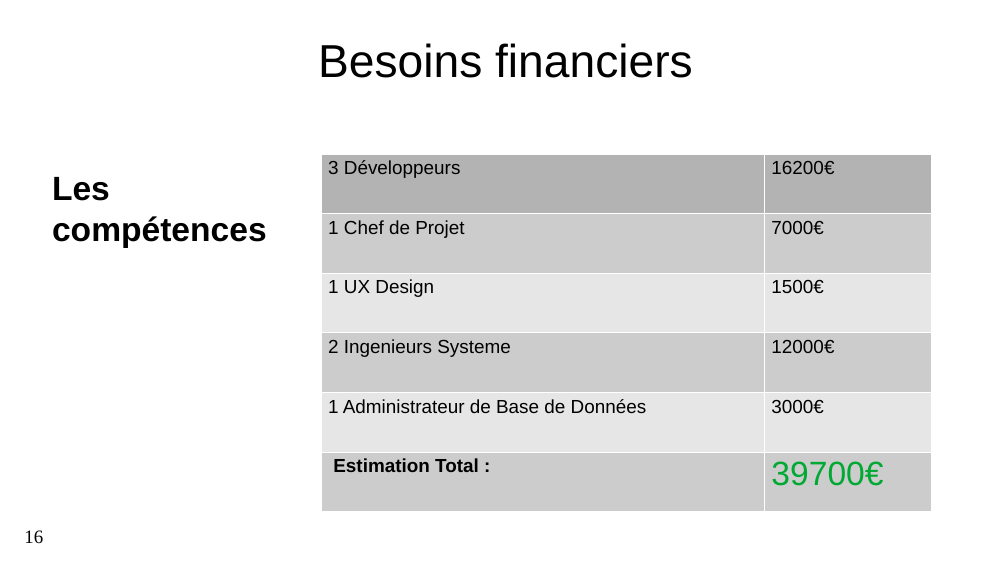
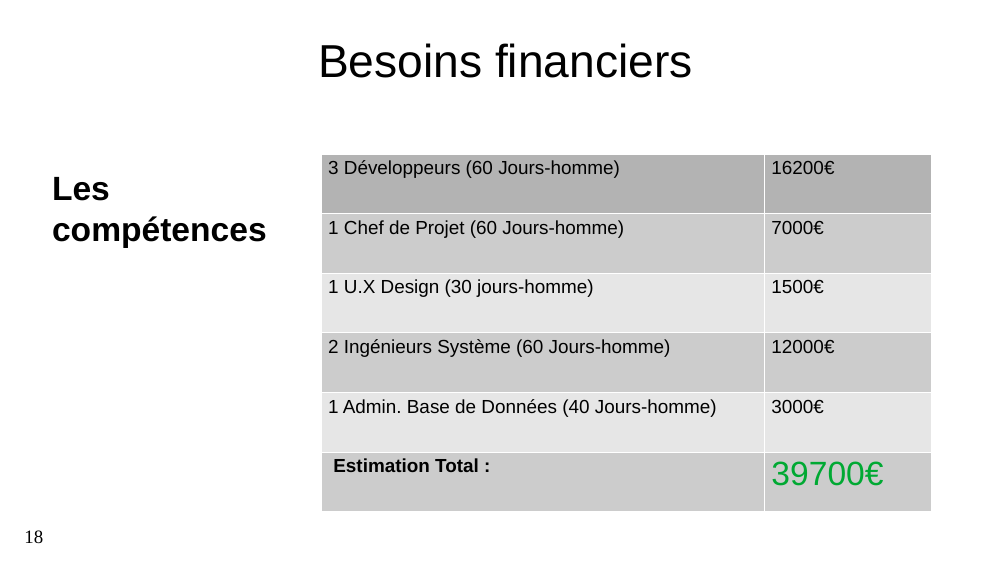
Before and after one commit to Lamessolo/ProjetLeadTech, a slide deck: slide 18 of P4_04_PresentationRecapitulatif.pptx (slide 16 before the commit). Drawn at 1008x567 pixels with LibreOffice and Linux fonts; fonts in the diff are those of the drawing; background and template pictures are left out. Boxes give left, top, right and bottom in pixels: in the first picture for what was removed or moved away, otherwise in the second. Text is boxed around its words. In the diff, an @@ line names an element or a change of style, - is before the commit and + after.

```diff
--- a/P4_04_PresentationRecapitulatif.pptx
+++ b/P4_04_PresentationRecapitulatif.pptx
@@ table at <box>320,154,930,512</box> @@
-row 1, column 1: 3 Développeurs
+row 1, column 1: 3 Développeurs (60 Jours-homme)
-row 2, column 1: 1 Chef de Projet
+row 2, column 1: 1 Chef de Projet (60 Jours-homme)
-row 3, column 1: 1 UX Design
+row 3, column 1: 1 U.X Design (30 jours-homme)
-row 4, column 1: 2 Ingenieurs Systeme
+row 4, column 1: 2 Ingénieurs Système (60 Jours-homme)
-row 5, column 1: 1 Administrateur de Base de Données
+row 5, column 1: 1 Admin. Base de Données (40 Jours-homme)
@@ page number at <box>24,530,43,544</box>: text changed @@
-16
+18
```
Also in this commit, not shown: 9 other slides changed, 10 slides added, 6 slides removed, 5 other files.
